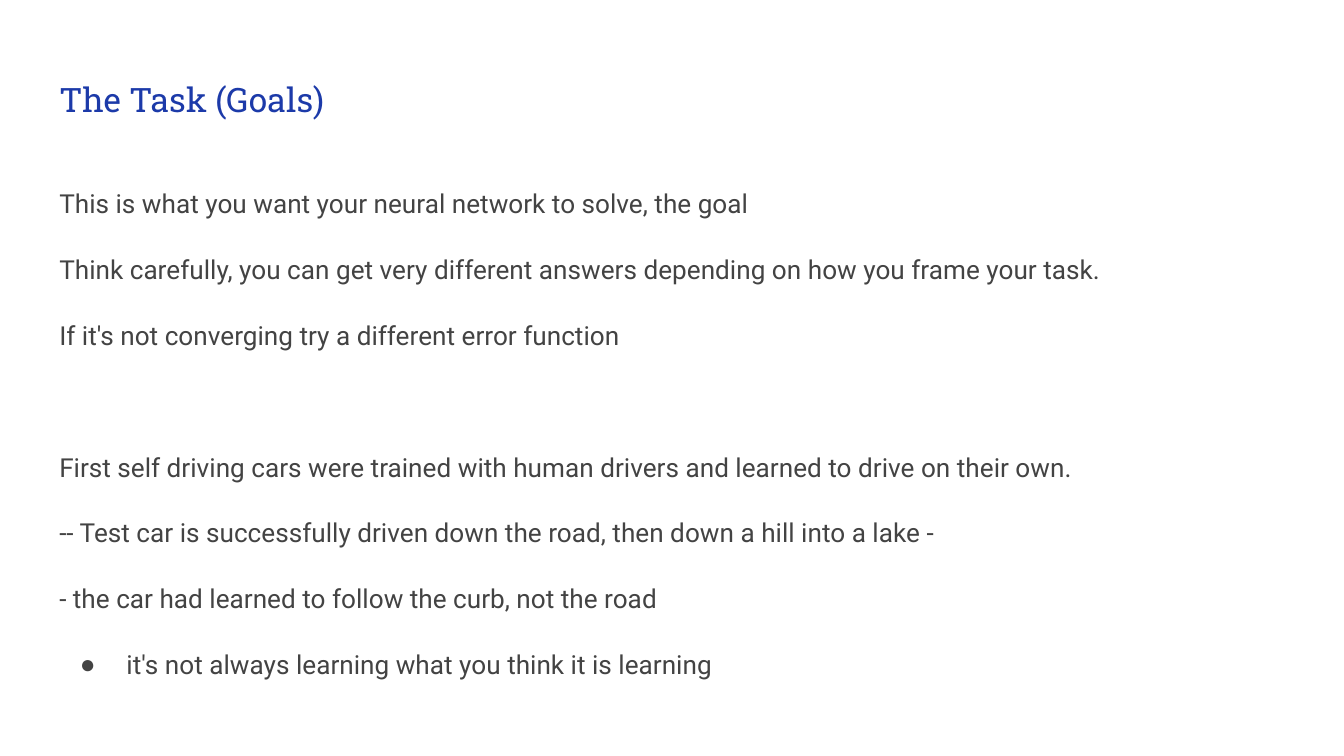
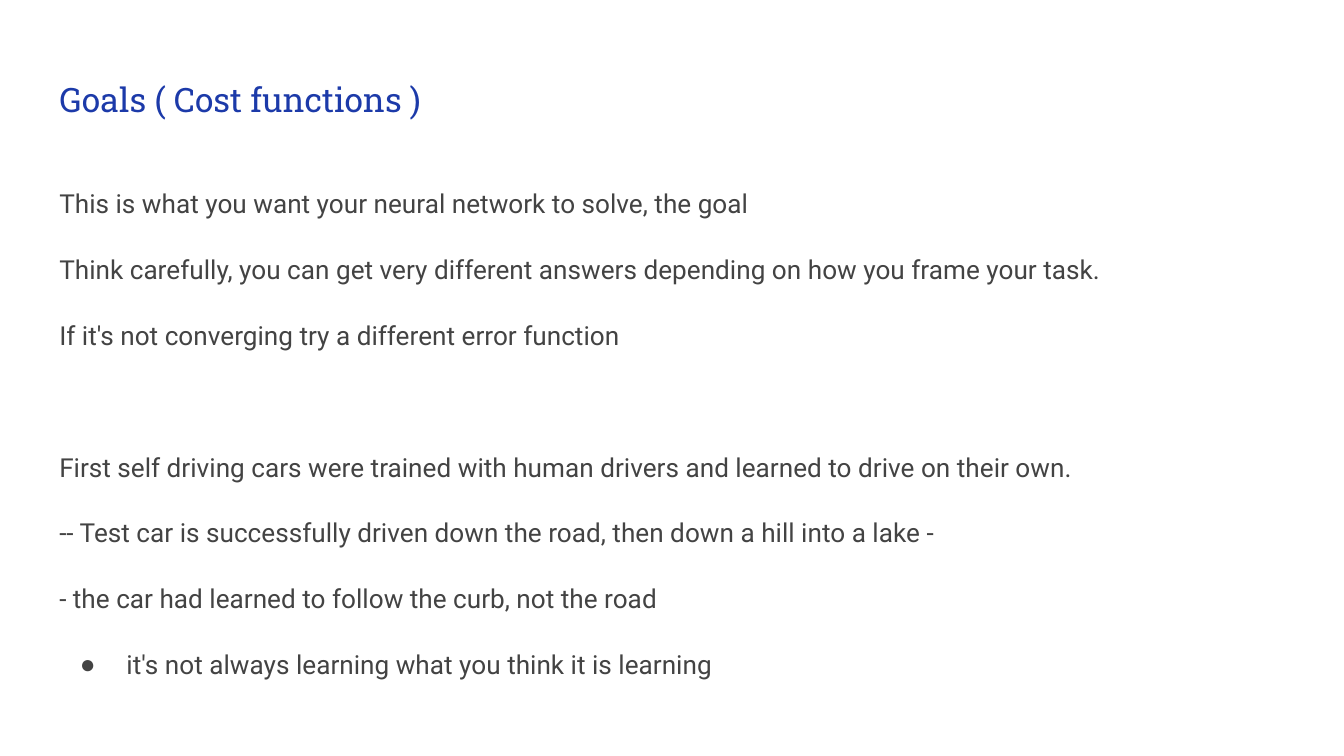
Before and after one commit to timestocome/DeepLearning-Talks, a slide deck: slide 16 of NeuralNets (under the hood)/Neural Network Math.pptx. Drawn at 1344x756 pixels with LibreOffice and Linux fonts; fonts in the diff are those of the drawing. Boxes give left, top, right and bottom in pixels: in the first picture for what was removed or moved away, otherwise in the second. Text is boxed around its words. In the diff, an @@ line names an element or a change of style, - is before the commit and + after.

```diff
--- a/NeuralNets (under the hood)/Neural Network Math.pptx
+++ b/NeuralNets (under the hood)/Neural Network Math.pptx
@@ title at [59, 86, 402, 113]: text changed @@
-The Task (Goals)
+Goals ( Cost functions )
```
Also in this commit, not shown: 15 other slides changed, 1 other file.
